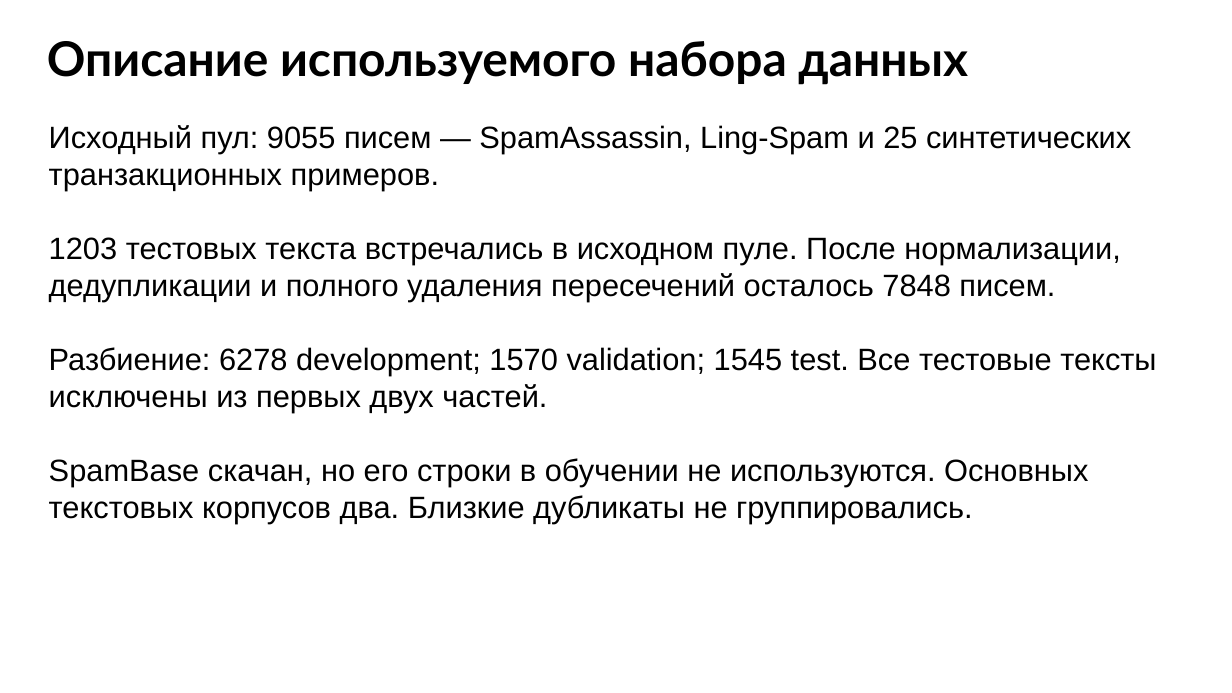
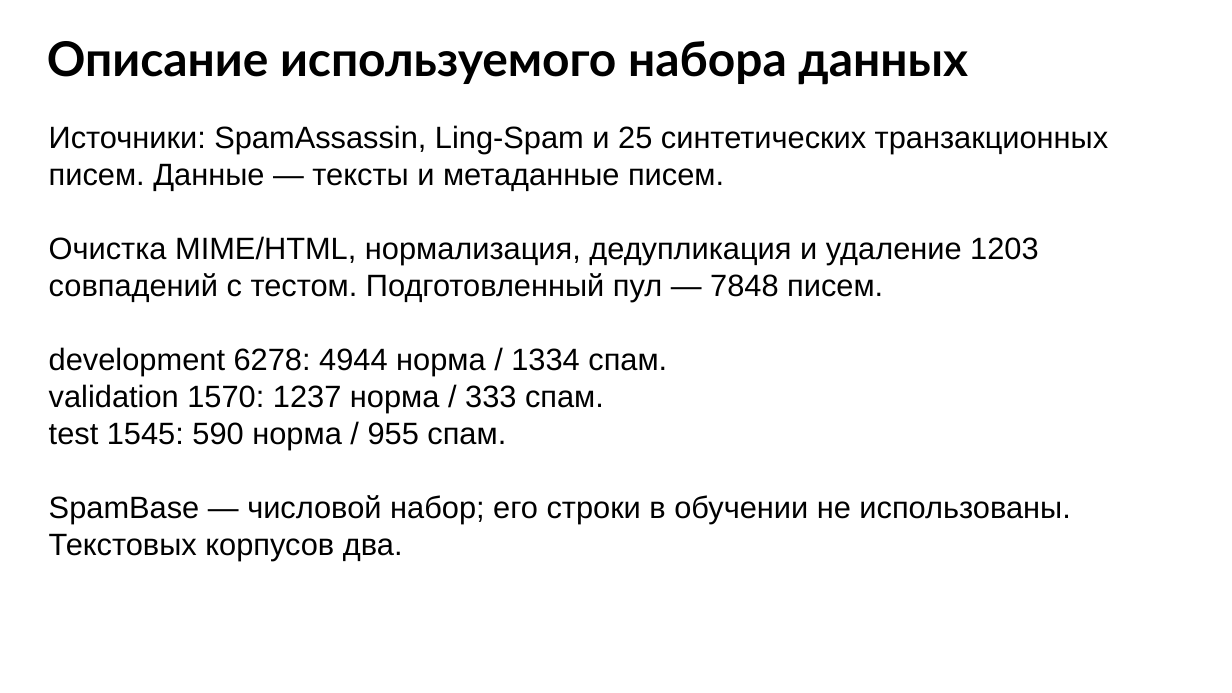
Before and after one commit to Andrey123654/antispam-ml, a slide deck: slide 10 of reports/MKB251-RazhnovAP_Итоговое_задание.pptx. Drawn at 1232x693 pixels with LibreOffice and Linux fonts; fonts in the diff are those of the drawing. Boxes give left, top, right and bottom in pixels: in the first picture for what was removed or moved away, otherwise in the second. Text is boxed around its words. In the diff, an @@ line names an element or a change of style, - is before the commit and + after.

Commit message:
Align presentation with assignment template and verify test dataset

```diff
--- a/reports/MKB251-RazhnovAP_Итоговое_задание.pptx
+++ b/reports/MKB251-RazhnovAP_Итоговое_задание.pptx
@@ text at [49, 125, 1108, 560]: text changed @@
-Исходный пул: 9055 писем — SpamAssassin, Ling-Spam и 25 синтетических транзакционных примеров.
-1203 тестовых текста встречались в исходном пуле. После нормализации, дедупликации и полного удаления пересечений осталось 7848 писем.
-Разбиение: 6278 development; 1570 validation; 1545 test. Все тестовые тексты исключены из первых двух частей.
-SpamBase скачан, но его строки в обучении не используются. Основных текстовых корпусов два. Близкие дубликаты не группировались.
+Источники: SpamAssassin, Ling-Spam и 25 синтетических транзакционных писем. Данные — тексты и метаданные писем.
+Очистка MIME/HTML, нормализация, дедупликация и удаление 1203 совпадений с тестом. Подготовленный пул — 7848 писем.
+development 6278: 4944 норма / 1334 спам.
+validation 1570: 1237 норма / 333 спам.
+test 1545: 590 норма / 955 спам.
+SpamBase — числовой набор; его строки в обучении не использованы. Текстовых корпусов два.
```
Also in this commit, not shown: 10 other slides changed, 3 other files.
